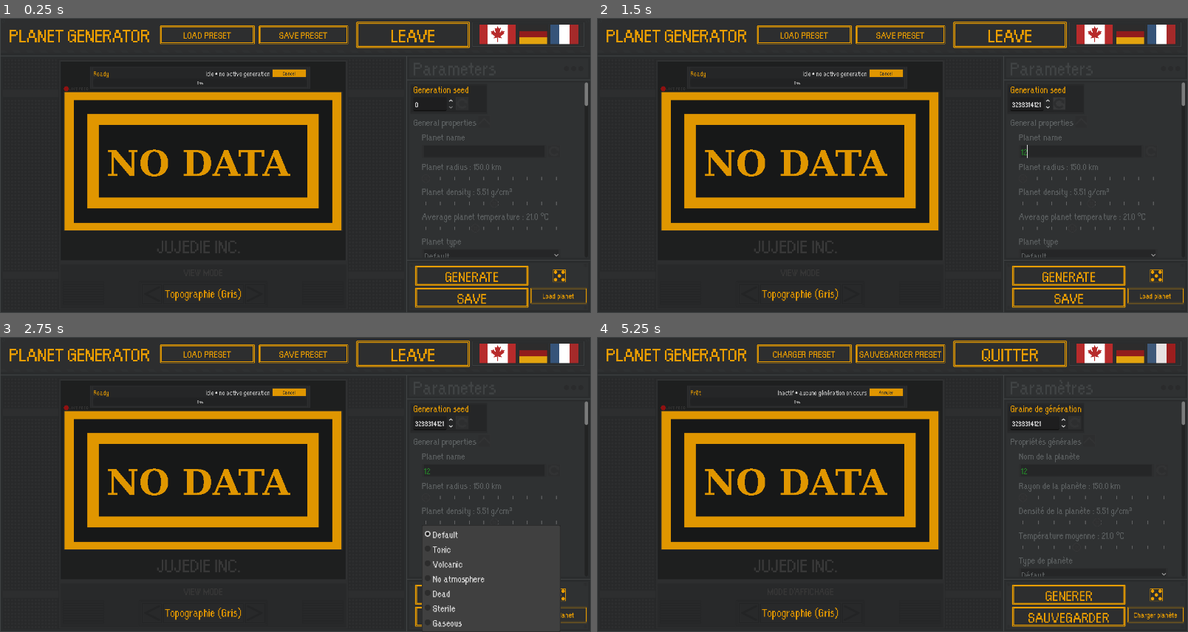
Above: before the commit, frames 1-4 (two rows, left to right).
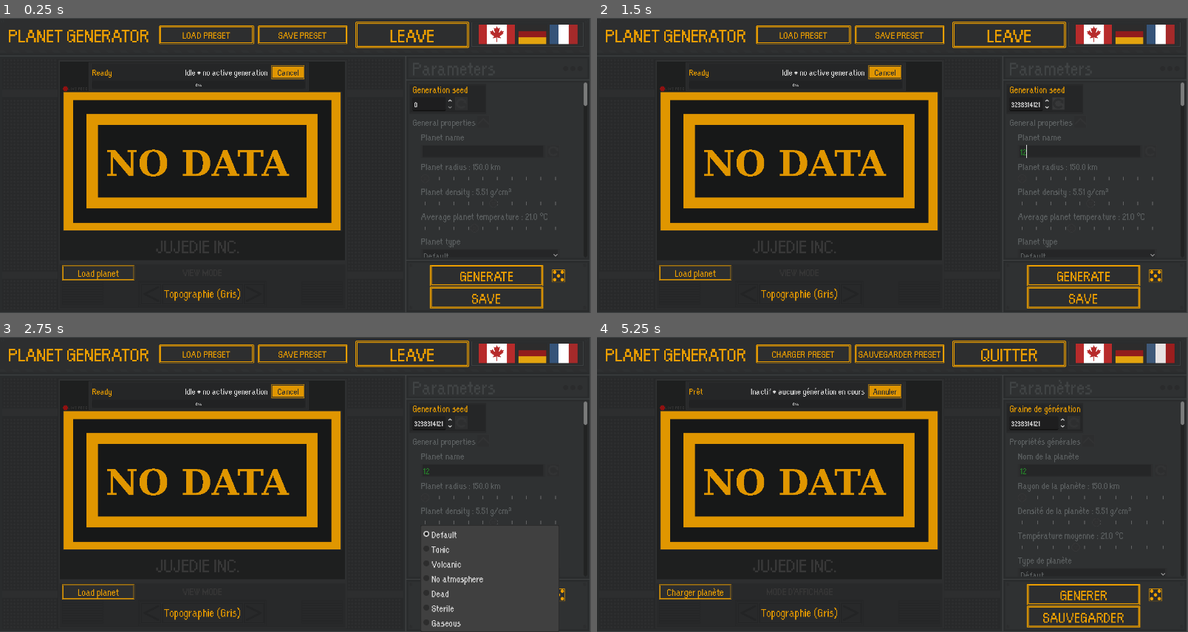
Above: after the commit, the same moments.

Repository: Jujedie/PlanetGenerator
Game: Godot game, scene res://data/scn/master.tscn
Two runs of this game, one before a commit and one after it. Both use one fixed random seed, a clock stepped at 60 frames per second and the inputs below.
Inputs (mouse positions are in pixels of both pictures, inside the frame that each line leads up to; where the layout moved, square brackets give the same spot in the first picture):
- Up to frame 1 (0.25 s): no input
- Up to frame 2 (1.5 s): click (1081, 150) at 0.52 s; type "12" at 0.6 s; click (1057, 103) at 1.25 s
- Up to frame 3 (2.75 s): click "Default" at 2 s
- Up to frame 4 (5.25 s): click (1093, 354) at 2.75 s; click (1128, 354) at 3.5 s; click "Standard" at 4.25 s; click (1158, 354) [1164, 354] at 5 s

The runs differ from the first frame. In frame 1, 5.1% of the frame differs, in the area x 1-100%, y 1-99%; in frame 2, 5.2%; in frame 3, 4.2%; in frame 4, 5.7%.

Commit message:
feat: Mise à jour des styles et des traductions pour améliorer l'interface utilisateur

Diff:
--- a/data/scn/master.tscn
+++ b/data/scn/master.tscn
@@ -46,14 +46,85 @@
 content_margin_bottom = 5.0
 texture = ExtResource("6_gihwl")
 
-[sub_resource type="StyleBoxTexture" id="StyleBoxTexture_wim0k"]
+[sub_resource type="StyleBoxEmpty" id="StyleBoxEmpty_wim0k"]
+content_margin_right = 3.0
+
+[sub_resource type="StyleBoxTexture" id="StyleBoxTexture_7eaih"]
 texture = ExtResource("29_iijg3")
-
-[sub_resource type="StyleBoxTexture" id="StyleBoxTexture_xtfv3"]
+expand_margin_left = 4.0
+expand_margin_top = 4.0
+expand_margin_right = 4.0
+expand_margin_bottom = 4.0
+
+[sub_resource type="StyleBoxTexture" id="StyleBoxTexture_o3yh3"]
+texture = ExtResource("29_iijg3")
+texture_margin_left = 4.0
+texture_margin_top = 4.0
+texture_margin_right = 4.0
+texture_margin_bottom = 4.0
+
+[sub_resource type="StyleBoxTexture" id="StyleBoxTexture_k8o41"]
 texture = ExtResource("30_a0y5r")
-
-[sub_resource type="StyleBoxTexture" id="StyleBoxTexture_4smu3"]
+texture_margin_left = 4.0
+texture_margin_top = 4.0
+texture_margin_right = 4.0
+texture_margin_bottom = 4.0
+
+[sub_resource type="StyleBoxTexture" id="StyleBoxTexture_dwnsg"]
+texture = ExtResource("30_a0y5r")
+texture_margin_left = 4.0
+texture_margin_top = 4.0
+texture_margin_right = 4.0
+texture_margin_bottom = 4.0
+
+[sub_resource type="StyleBoxTexture" id="StyleBoxTexture_d5fn3"]
 texture = ExtResource("31_syvc8")
+texture_margin_left = 4.0
+texture_margin_top = 4.0
+texture_margin_right = 4.0
+texture_margin_bottom = 4.0
+
+[sub_resource type="StyleBoxTexture" id="StyleBoxTexture_co8su"]
+texture = ExtResource("31_syvc8")
+texture_margin_left = 4.0
+texture_margin_top = 4.0
+texture_margin_right = 4.0
+texture_margin_bottom = 4.0
+
+[sub_resource type="StyleBoxTexture" id="StyleBoxTexture_w8r2j"]
+texture = ExtResource("30_a0y5r")
+texture_margin_left = 4.0
+texture_margin_top = 4.0
+texture_margin_right = 4.0
+texture_margin_bottom = 4.0
+
+[sub_resource type="StyleBoxTexture" id="StyleBoxTexture_g676q"]
+texture = ExtResource("30_a0y5r")
+texture_margin_left = 4.0
+texture_margin_top = 4.0
+texture_margin_right = 4.0
+texture_margin_bottom = 4.0
+
+[sub_resource type="StyleBoxTexture" id="StyleBoxTexture_mi6x6"]
+texture = ExtResource("30_a0y5r")
+texture_margin_left = 4.0
+texture_margin_top = 4.0
+texture_margin_right = 4.0
+texture_margin_bottom = 4.0
+
+[sub_resource type="StyleBoxTexture" id="StyleBoxTexture_78fdv"]
+texture = ExtResource("30_a0y5r")
+texture_margin_left = 4.0
+texture_margin_top = 4.0
+texture_margin_right = 4.0
+texture_margin_bottom = 4.0
+
+[sub_resource type="StyleBoxTexture" id="StyleBoxTexture_1erd6"]
+texture = ExtResource("29_iijg3")
+texture_margin_left = 4.0
+texture_margin_top = 4.0
+texture_margin_right = 4.0
+texture_margin_bottom = 4.0
 
 [sub_resource type="StyleBoxEmpty" id="StyleBoxEmpty_dbnah"]
 
@@ -93,6 +164,15 @@
 content_margin_left = 6.0
 texture = ExtResource("15_dbnah")
 
+[sub_resource type="StyleBoxTexture" id="StyleBoxTexture_wim0k"]
+texture = ExtResource("29_iijg3")
+
+[sub_resource type="StyleBoxTexture" id="StyleBoxTexture_xtfv3"]
+texture = ExtResource("30_a0y5r")
+
+[sub_resource type="StyleBoxTexture" id="StyleBoxTexture_4smu3"]
+texture = ExtResource("31_syvc8")
+
 [sub_resource type="StyleBoxEmpty" id="StyleBoxEmpty_7eaih"]
 
 [node name="Master" type="Node2D" unique_id=1847100083]
@@ -104,6 +184,7 @@
 zoom = Vector2(0.72, 0.72)
 
 [node name="ImageFrame" type="Sprite2D" parent="." unique_id=734937168]
+position = Vector2(-3, 0)
 scale = Vector2(1.389, 1.389)
 texture = ExtResource("1_krsn2")
 centered = false
@@ -203,10 +284,10 @@
 
 [node name="GenerationStatusPanel" type="PanelContainer" parent="ImageFrame/ImageMenu/Control Images" unique_id=1749739835]
 layout_mode = 0
-offset_left = 61.09782
-offset_top = -60.797504
-offset_right = 583.0561
-offset_bottom = -7.7975044
+offset_left = 59.65793
+offset_top = -70.8767
+offset_right = 581.6162
+offset_bottom = -2.8767014
 mouse_filter = 1
 theme_override_styles/panel = SubResource("StyleBoxTexture_statuspanel")
 
@@ -217,6 +298,7 @@
 
 [node name="Header" type="HBoxContainer" parent="ImageFrame/ImageMenu/Control Images/GenerationStatusPanel/VBoxContainer" unique_id=1649739835]
 layout_mode = 2
+theme_override_constants/separation = 4
 metadata/_edit_lock_ = true
 
 [node name="PhaseLabel" type="Label" parent="ImageFrame/ImageMenu/Control Images/GenerationStatusPanel/VBoxContainer/Header" unique_id=1149739835]
@@ -224,15 +306,17 @@
 size_flags_horizontal = 3
 theme = ExtResource("5_e2i44")
 theme_override_colors/font_color = Color(0.9254902, 0.61960787, 0, 1)
-theme_override_font_sizes/font_size = 18
+theme_override_font_sizes/font_size = 23
 text = "GEN_STATUS_READY"
+clip_text = true
 metadata/_edit_lock_ = true
 
 [node name="MemoryLabel" type="Label" parent="ImageFrame/ImageMenu/Control Images/GenerationStatusPanel/VBoxContainer/Header" unique_id=1449739835]
 layout_mode = 2
 theme = ExtResource("5_e2i44")
 theme_override_colors/font_color = Color(0.85, 0.85, 0.85, 1)
-theme_override_font_sizes/font_size = 18
+theme_override_font_sizes/font_size = 23
+theme_override_styles/normal = SubResource("StyleBoxEmpty_wim0k")
 text = "GEN_STATUS_IDLE"
 metadata/_edit_lock_ = true
 
@@ -247,18 +331,18 @@
 theme_override_colors/font_hover_color = Color(0.1764706, 0.18039216, 0.18431373, 1)
 theme_override_colors/font_hover_pressed_color = Color(0.9254902, 0.61960787, 0, 1)
 theme_override_colors/font_disabled_color = Color(0.1764706, 0.18039216, 0.18431373, 1)
-theme_override_font_sizes/font_size = 14
-theme_override_styles/normal = SubResource("StyleBoxTexture_wim0k")
-theme_override_styles/normal_mirrored = SubResource("StyleBoxTexture_wim0k")
-theme_override_styles/pressed = SubResource("StyleBoxTexture_xtfv3")
-theme_override_styles/pressed_mirrored = SubResource("StyleBoxTexture_xtfv3")
-theme_override_styles/hover = SubResource("StyleBoxTexture_4smu3")
-theme_override_styles/hover_mirrored = SubResource("StyleBoxTexture_4smu3")
-theme_override_styles/hover_pressed = SubResource("StyleBoxTexture_xtfv3")
-theme_override_styles/hover_pressed_mirrored = SubResource("StyleBoxTexture_xtfv3")
-theme_override_styles/disabled = SubResource("StyleBoxTexture_xtfv3")
-theme_override_styles/disabled_mirrored = SubResource("StyleBoxTexture_xtfv3")
-theme_override_styles/focus = SubResource("StyleBoxTexture_wim0k")
+theme_override_font_sizes/font_size = 23
+theme_override_styles/normal = SubResource("StyleBoxTexture_7eaih")
+theme_override_styles/normal_mirrored = SubResource("StyleBoxTexture_o3yh3")
+theme_override_styles/pressed = SubResource("StyleBoxTexture_k8o41")
+theme_override_styles/pressed_mirrored = SubResource("StyleBoxTexture_dwnsg")
+theme_override_styles/hover = SubResource("StyleBoxTexture_d5fn3")
+theme_override_styles/hover_mirrored = SubResource("StyleBoxTexture_co8su")
+theme_override_styles/hover_pressed = SubResource("StyleBoxTexture_w8r2j")
+theme_override_styles/hover_pressed_mirrored = SubResource("StyleBoxTexture_g676q")
+theme_override_styles/disabled = SubResource("StyleBoxTexture_mi6x6")
+theme_override_styles/disabled_mirrored = SubResource("StyleBoxTexture_78fdv")
+theme_override_styles/focus = SubResource("StyleBoxTexture_1erd6")
 disabled = true
 text = "GEN_CANCEL"
 metadata/_edit_lock_ = true
@@ -2104,10 +2188,10 @@
 
 [node name="btnGenerer" type="Button" parent="ImageFrame/Control General" unique_id=1429739835]
 layout_mode = 0
-offset_left = 983.4413
-offset_top = 588.19293
-offset_right = 1252.4414
-offset_bottom = 635.19293
+offset_left = 1020.1583
+offset_top = 586.0331
+offset_right = 1289.1583
+offset_bottom = 636.429
 focus_mode = 0
 theme = ExtResource("5_e2i44")
 theme_override_colors/font_color = Color(0.9254902, 0.61960787, 0, 1)
@@ -2132,10 +2216,10 @@
 
 [node name="btnSauvegarder" type="Button" parent="ImageFrame/Control General" unique_id=1585738532]
 layout_mode = 0
-offset_left = 982.7214
-offset_top = 640.0288
-offset_right = 1251.7214
-offset_bottom = 687.0288
+offset_left = 1020.1584
+offset_top = 637.86896
+offset_right = 1289.1583
+offset_bottom = 689.18866
 focus_mode = 0
 theme = ExtResource("5_e2i44")
 theme_override_colors/font_color = Color(0.9254902, 0.61960787, 0, 1)
@@ -2230,10 +2314,10 @@
 
 [node name="btnLoadPlanetProject" type="Button" parent="ImageFrame/Control General" unique_id=1469739835]
 layout_mode = 0
-offset_left = 1257.0194
-offset_top = 640.0288
-offset_right = 1390.3024
-offset_bottom = 678.0288
+offset_left = 149.02808
+offset_top = 587.47296
+offset_right = 321.0943
+offset_bottom = 623.4701
 focus_mode = 0
 theme = ExtResource("5_e2i44")
 theme_override_colors/font_color = Color(0.9254902, 0.61960787, 0, 1)
@@ -2241,7 +2325,7 @@
 theme_override_colors/font_pressed_color = Color(0.1764706, 0.18039216, 0.18431373, 1)
 theme_override_colors/font_hover_color = Color(0.1764706, 0.18039216, 0.18431373, 1)
 theme_override_colors/font_hover_pressed_color = Color(0.9254902, 0.61960787, 0, 1)
-theme_override_font_sizes/font_size = 20
+theme_override_font_sizes/font_size = 26
 theme_override_styles/normal = SubResource("StyleBoxTexture_wim0k")
 theme_override_styles/normal_mirrored = SubResource("StyleBoxTexture_wim0k")
 theme_override_styles/pressed = SubResource("StyleBoxTexture_xtfv3")
Binary file changed: data/translations/base.de.translation
Binary file changed: data/translations/base.en.translation
Binary file changed: data/translations/base.fr.translation
